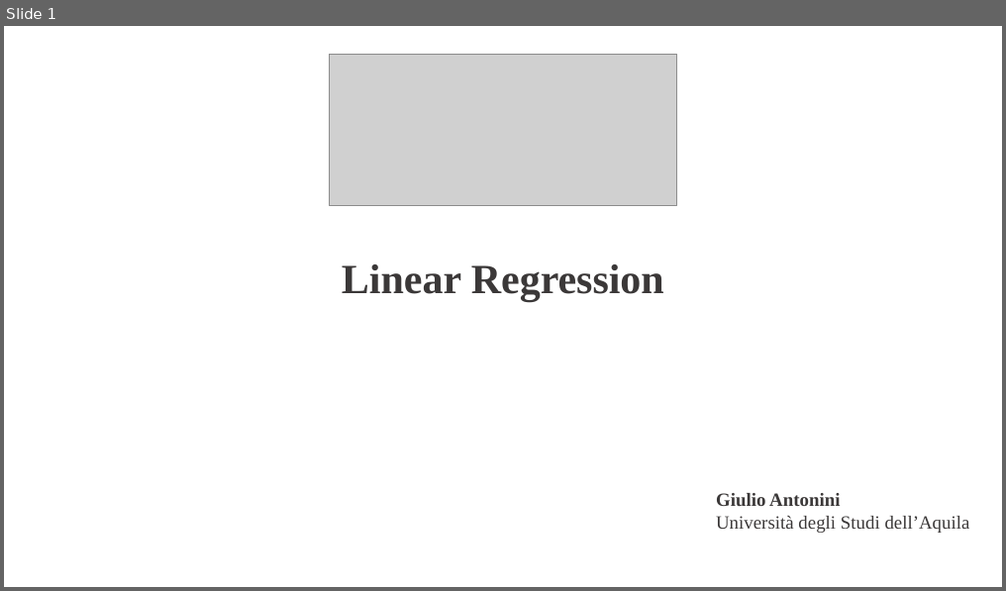
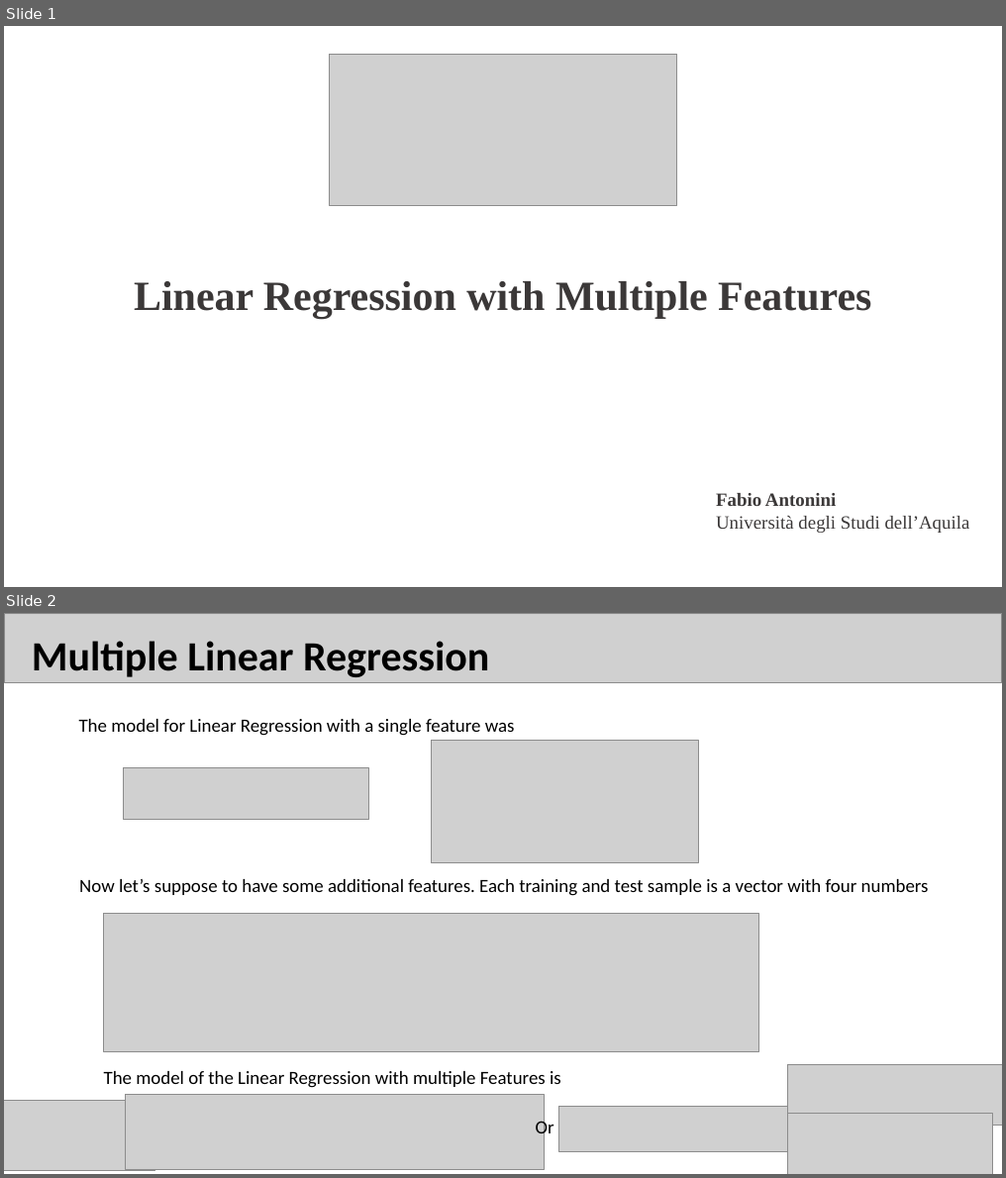
Before and after one commit to fabioantonini/introduction-machine-learning-for-engineers, a slide deck: Lectures/LinearRegressionMultipleFeatures/Slides/LinearRegressionMultipleFeatures.ppt. Shown one above the other, each under a label of ours: slide 1 before the commit, slides 1 and 2 after it. The pictures are 1006x591 and 1006x1178 pixels, drawn with LibreOffice and Linux fonts; fonts in the diff are those of the drawing; grey boxes stand for pictures; background and template pictures are left out. Boxes give left, top, right and bottom in pixels: in the first picture for what was removed or moved away, otherwise in the second. Text is boxed around its words. In the diff, an @@ line names an element or a change of style, - is before the commit and + after.

```diff
--- a/Lectures/LinearRegressionMultipleFeatures/Slides/LinearRegressionMultipleFeatures.ppt
+++ b/Lectures/LinearRegressionMultipleFeatures/Slides/LinearRegressionMultipleFeatures.ppt
@@ slide 2 added at box(4, 613, 1002, 1174), background #FFFFFF @@
@@ picture added at box(4, 613, 1001, 683) @@
@@ text added at box(32, 641, 489, 677), 40 pt, text #000000, bold @@
+Multiple Linear Regression
@@ text added at box(79, 719, 515, 736), 18 pt, text #000000 @@
+The model for Linear Regression with a single feature was
@@ picture added at box(431, 740, 698, 862) @@
@@ picture added at box(124, 767, 369, 819) @@
@@ text added at box(79, 879, 929, 896), 18 pt, text #000000 @@
+Now let’s suppose to have some additional features. Each training and test sample is a vector with four numbers
@@ picture added at box(103, 914, 758, 1052) @@
@@ text added at box(104, 1071, 561, 1088), 18 pt, text #000000 @@
+The model of the Linear Regression with multiple Features is
@@ picture added at box(788, 1064, 1002, 1125) @@
@@ picture added at box(4, 1100, 154, 1170) @@
@@ picture added at box(125, 1095, 544, 1169) @@
@@ picture added at box(559, 1107, 798, 1152) @@
@@ picture added at box(788, 1114, 992, 1174) @@
@@ text added at box(536, 1119, 554, 1140), 18 pt, text #000000 @@
+Or
@@ slide 1 changed as well @@
@@ text at box(134, 281, 871, 318): text changed @@
-Linear Regression
+Linear Regression with Multiple Features
@@ text at box(716, 493, 836, 506): text changed @@
-Giulio Antonini
+Fabio Antonini
```
Also in this commit, not shown: 1 other slide changed, 16 other slides added, 1 slide removed, 23 other files.
